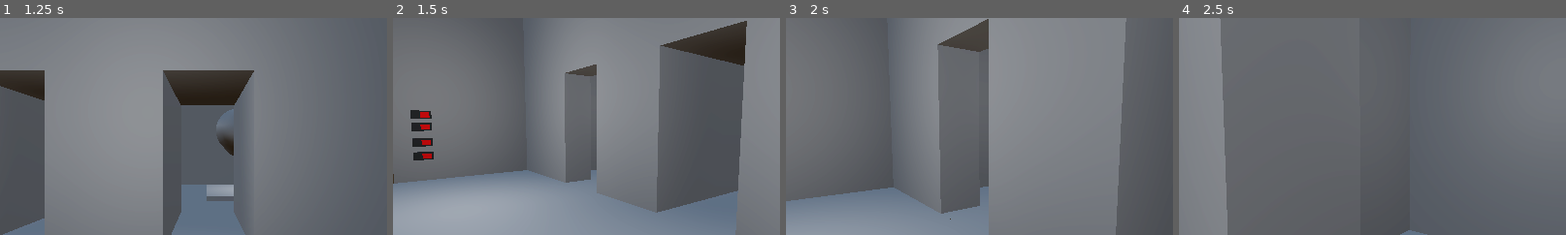
Above: before the commit, frames 1-4 (left to right).
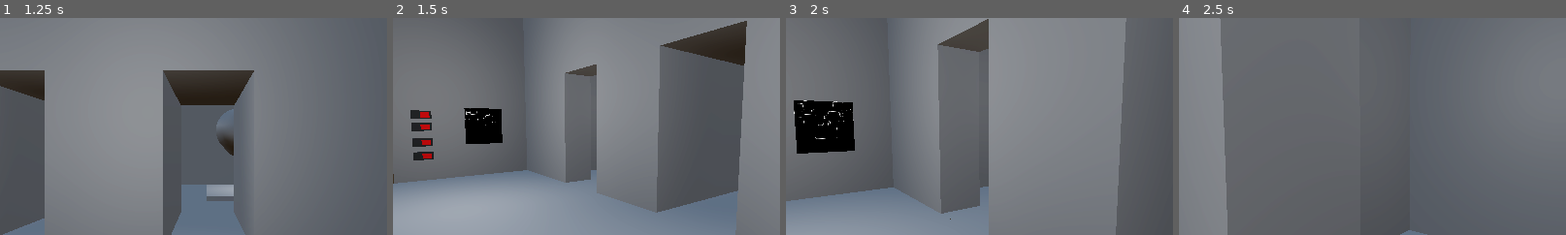
Above: after the commit, the same moments.

Repository: vanjac/short-fuse
Game: Godot game, scene res://MainScene.tscn
The game is run twice, just before and just after one commit, with the same random seed, the same clock (stepped at 60 frames per second) and the same inputs.
Inputs (mouse positions are % of the whole screen's width and height, from its top left):
- Up to frame 1 (1.25 s): move the mouse to (72, 45) at 0.52 s; hold D (right) from 0.53 s (still down); hold Ctrl (sprint) from 0.53 s (still down); click (72, 45) at 0.67 s
- Up to frame 2 (1.5 s): move the mouse to (45, 50) at 1.27 s; release D (right) at 1.28 s; release Ctrl (sprint) at 1.28 s; hold W (forward) from 1.28 s (still down); click (45, 50) at 1.35 s
- Up to frame 3 (2 s): keep holding W (forward)
- Up to frame 4 (2.5 s): keep holding W (forward); move the mouse to (52, 48) at 2.02 s; hold Ctrl (sprint) from 2.03 s (still down)
The pictures show only the part of the screen within x 23-73%, y 19-69%; the shares and areas given below are measured in that part.

Frame 1 is identical in both runs. In frame 2, 1.5% of the frame differs, in the area x 18-29%, y 41-59%; in frame 3, 3.5%, in the area x 2-18%, y 37-63%; in frame 4, nothing differs.

Commit message:
Control panel

Diff:
--- /dev/null
+++ b/ControlPanelDisplay.tscn
@@ -0,0 +1,26 @@
+[gd_scene load_steps=5 format=3 uid="uid://cdttwhhjs0dai"]
+
+[ext_resource type="PackedScene" uid="uid://dhcbimkdnxvk7" path="res://ControlPanelUI.tscn" id="1_l5vrd"]
+
+[sub_resource type="ViewportTexture" id="ViewportTexture_sp4gm"]
+viewport_path = NodePath("ControlPanelDisplay/SubViewport")
+
+[sub_resource type="StandardMaterial3D" id="StandardMaterial3D_o8p7r"]
+resource_local_to_scene = true
+shading_mode = 0
+albedo_texture = SubResource("ViewportTexture_sp4gm")
+
+[sub_resource type="QuadMesh" id="QuadMesh_j7lgv"]
+
+[node name="Node3D" type="Node3D"]
+
+[node name="ControlPanelDisplay" type="MeshInstance3D" parent="."]
+material_override = SubResource("StandardMaterial3D_o8p7r")
+mesh = SubResource("QuadMesh_j7lgv")
+
+[node name="SubViewport" type="SubViewport" parent="ControlPanelDisplay"]
+size_2d_override = Vector2i(512, 512)
+size_2d_override_stretch = true
+render_target_update_mode = 4
+
+[node name="ControlPanelUI" parent="ControlPanelDisplay/SubViewport" instance=ExtResource("1_l5vrd")]
--- /dev/null
+++ b/ControlPanelUI.tscn
@@ -0,0 +1,19 @@
+[gd_scene load_steps=2 format=3 uid="uid://dhcbimkdnxvk7"]
+
+[ext_resource type="Script" path="res://Rooms.gd" id="1_irfwo"]
+
+[node name="ControlPanelUI" type="CanvasLayer"]
+
+[node name="Rooms" type="Container" parent="."]
+anchors_preset = 15
+anchor_right = 1.0
+anchor_bottom = 1.0
+grow_horizontal = 2
+grow_vertical = 2
+script = ExtResource("1_irfwo")
+
+[node name="Button" type="Button" parent="."]
+visible = false
+offset_right = 8.0
+offset_bottom = 8.0
+text = "cool!"
--- a/MainScene.tscn
+++ b/MainScene.tscn
@@ -1,9 +1,10 @@
-[gd_scene load_steps=8 format=3 uid="uid://bxnxv3kb5u84q"]
+[gd_scene load_steps=9 format=3 uid="uid://bxnxv3kb5u84q"]
 
 [ext_resource type="PackedScene" uid="uid://cxtmq350n1c0u" path="res://Player.tscn" id="1_2o316"]
 [ext_resource type="PackedScene" uid="uid://bck8knxx8mnmc" path="res://Ship.tscn" id="2_ho3oj"]
 [ext_resource type="PackedScene" uid="uid://bgjmn0qhjt1q8" path="res://SwitchPanel.tscn" id="3_ci5ad"]
 [ext_resource type="PackedScene" uid="uid://7526mvoacvj4" path="res://HUD.tscn" id="4_5oehx"]
+[ext_resource type="PackedScene" uid="uid://cdttwhhjs0dai" path="res://ControlPanelDisplay.tscn" id="5_o2ocb"]
 
 [sub_resource type="ProceduralSkyMaterial" id="ProceduralSkyMaterial_5soes"]
 sky_horizon_color = Color(0.64625, 0.65575, 0.67075, 1)
@@ -36,3 +37,6 @@
 [node name="SwitchPanel" parent="." instance=ExtResource("3_ci5ad")]
 
 [node name="HUD" parent="." instance=ExtResource("4_5oehx")]
+
+[node name="ControlPanelDisplay" parent="." instance=ExtResource("5_o2ocb")]
+transform = Transform3D(-4.37114e-08, 0, 1, 0, 1, 0, -1, 0, -4.37114e-08, -10.9868, 15.3089, -18.3779)
--- /dev/null
+++ b/RoomRect.tscn
@@ -0,0 +1,14 @@
+[gd_scene load_steps=2 format=3 uid="uid://1ort5x586838"]
+
+[ext_resource type="Texture2D" uid="uid://v0dbnl68ij3e" path="res://roundrect.png" id="1_mmmat"]
+
+[node name="NinePatchRect" type="NinePatchRect"]
+offset_right = 64.0
+offset_bottom = 64.0
+scale = Vector2(0.5, 0.5)
+texture = ExtResource("1_mmmat")
+region_rect = Rect2(0, 0, 96, 96)
+patch_margin_left = 32
+patch_margin_top = 32
+patch_margin_right = 32
+patch_margin_bottom = 32
--- /dev/null
+++ b/Rooms.gd
@@ -0,0 +1,49 @@
+extends Container
+
+var room_rect = preload("RoomRect.tscn")
+
+func _ready():
+	var min_bound = null
+	var max_bound = null
+	for room in get_tree().get_nodes_in_group("rooms"):
+		var coords = get_min_max(room)
+		if min_bound == null:
+			min_bound = coords[0]
+			max_bound = coords[1]
+		else:
+			for axis in 3:
+				if coords[0][axis] < min_bound[axis]:
+					min_bound[axis] = coords[0][axis]
+				if coords[1][axis] > max_bound[axis]:
+					max_bound[axis] = coords[1][axis]
+
+	for hall in get_tree().get_nodes_in_group("hallways"):
+		add_room_box(hall, min_bound, max_bound)
+	for room in get_tree().get_nodes_in_group("rooms"):
+		add_room_box(room, min_bound, max_bound)
+
+func get_min_max(room):
+	var coord1 = room.to_global(Vector3.ONE * -.5)
+	var coord2 = room.to_global(Vector3.ONE * .5)
+	var min = coord1
+	var max = coord1
+	for axis in 3:
+		if coord2[axis] < min[axis]:
+			min[axis] = coord2[axis]
+		if coord2[axis] > max[axis]:
+			max[axis] = coord2[axis]
+	return [min, max]
+
+func add_room_box(room, min_bound, max_bound):
+	var bounds_size = max_bound - min_bound
+	var map_scale = 512 / max(bounds_size.x, bounds_size.z)
+
+	var coords = get_min_max(room)
+	var min_coord = coords[0]
+	var max_coord = coords[1]
+	var rect = room_rect.instantiate()
+	add_child(rect)
+	var pos = (min_coord - min_bound) * map_scale
+	var size = (max_coord - min_coord) * map_scale
+	rect.position = Vector2(pos.x, pos.z)
+	rect.size = Vector2(size.x, size.z) / rect.scale
--- a/ShipRooms.tscn
+++ b/ShipRooms.tscn
@@ -3,65 +3,65 @@
 [node name="Rooms" type="CSGCombiner3D"]
 operation = 2
 
-[node name="Oxygen Room" type="CSGBox3D" parent="."]
+[node name="Oxygen Room" type="CSGBox3D" parent="." groups=["rooms"]]
 transform = Transform3D(6.28005, 0, 0, 0, 1.89604, 0, 0, 0, 6.61823, 4.57859, 0.448, -0.41497)
 
-[node name="Reactor Room" type="CSGBox3D" parent="."]
+[node name="Reactor Room" type="CSGBox3D" parent="." groups=["rooms"]]
 transform = Transform3D(6.28005, 0, 0, 0, 1.89604, 0, 0, 0, 6.61823, 13.0168, 0.448, -0.41497)
 
-[node name="Supply Room" type="CSGBox3D" parent="."]
+[node name="Supply Room" type="CSGBox3D" parent="." groups=["rooms"]]
 transform = Transform3D(3.68084, 0, 0, 0, 1.89604, 0, 0, 0, 2.41665, -3.32505, 0.448, 3.9271)
 
-[node name="Control Room" type="CSGBox3D" parent="."]
+[node name="Control Room" type="CSGBox3D" parent="." groups=["rooms"]]
 transform = Transform3D(12.3898, 0, 0, 0, 1.89604, 0, 0, 0, 7.83249, -0.208712, 0.448, 9.82399)
 
-[node name="Weapons Room" type="CSGBox3D" parent="."]
+[node name="Weapons Room" type="CSGBox3D" parent="." groups=["rooms"]]
 transform = Transform3D(6.50633, 0, 0, 0, 1.89604, 0, 0, 0, 6.56022, -8.71386, 0.448, 1.74114)
 
-[node name="Shields Room" type="CSGBox3D" parent="."]
+[node name="Shields Room" type="CSGBox3D" parent="." groups=["rooms"]]
 transform = Transform3D(4.11134, 0, 0, 0, 1.89604, 0, 0, 0, 4.54806, -14.5014, 0.448, -1.9842)
 
-[node name="Left Thruster Room" type="CSGBox3D" parent="."]
+[node name="Left Thruster Room" type="CSGBox3D" parent="." groups=["rooms"]]
 transform = Transform3D(5.90801, 0, 0, 0, 1.89604, 0, 0, 0, 5.56709, 7.43981, 0.448, -7.27251)
 
-[node name="Right Thruster Room" type="CSGBox3D" parent="."]
+[node name="Right Thruster Room" type="CSGBox3D" parent="." groups=["rooms"]]
 transform = Transform3D(5.90801, 0, 0, 0, 1.89604, 0, 0, 0, 5.56709, -8.95263, 0.448, -7.08913)
 
-[node name="Battery Room" type="CSGBox3D" parent="."]
+[node name="Battery Room" type="CSGBox3D" parent="." groups=["rooms"]]
 transform = Transform3D(3.88705, 0, 0, 0, 1.89604, 0, 0, 0, 4.0363, 12.9657, 0.448, -6.89433)
 
-[node name="Main Hall" type="CSGBox3D" parent="."]
+[node name="Main Hall" type="CSGBox3D" parent="." groups=["hallways"]]
 transform = Transform3D(1.35156, 0, 0, 0, 0.999999, 0, 0, 0, 7.79071, -0.208712, 0, 2.76778)
 
-[node name="Main Hall2" type="CSGBox3D" parent="."]
+[node name="Main Hall2" type="CSGBox3D" parent="." groups=["hallways"]]
 transform = Transform3D(-5.90786e-08, 0, 6.74712, 0, 0.999999, 0, -1.35156, 0, -2.94926e-07, -3.31677, 0, 1.60185)
 
-[node name="Main Hall3" type="CSGBox3D" parent="."]
+[node name="Main Hall3" type="CSGBox3D" parent="." groups=["hallways"]]
 transform = Transform3D(-5.90786e-08, 0, 6.74712, 0, 0.999999, 0, -1.35156, 0, -2.94926e-07, 2.66797, 0, -0.446219)
 
-[node name="LeftWing Hall" type="CSGBox3D" parent="."]
+[node name="LeftWing Hall" type="CSGBox3D" parent="." groups=["hallways"]]
 transform = Transform3D(-5.90786e-08, 0, 6.74712, 0, 0.999999, 0, -1.35156, 0, -2.94926e-07, 8.68739, 0, -0.446219)
 
-[node name="LeftWing Hall2" type="CSGBox3D" parent="."]
+[node name="LeftWing Hall2" type="CSGBox3D" parent="." groups=["hallways"]]
 transform = Transform3D(-1.35156, 0, -5.89852e-07, 0, 0.999999, 0, 1.18157e-07, 0, -6.74712, 8.79867, 0, -3.79423)
 
-[node name="LeftWing Hall3" type="CSGBox3D" parent="."]
+[node name="LeftWing Hall3" type="CSGBox3D" parent="." groups=["hallways"]]
 transform = Transform3D(-1.35156, 0, -5.89852e-07, 0, 0.999999, 0, 1.18157e-07, 0, -6.74712, 13.0188, 0, -3.91026)
 
-[node name="RightWing Hall" type="CSGBox3D" parent="."]
+[node name="RightWing Hall" type="CSGBox3D" parent="." groups=["hallways"]]
 transform = Transform3D(1.35156, 0, 0, 0, 0.999999, 0, 0, 0, 7.79071, -8.78934, 0, -2.65726)
 
-[node name="RightWing Hall2" type="CSGBox3D" parent="."]
+[node name="RightWing Hall2" type="CSGBox3D" parent="." groups=["hallways"]]
 transform = Transform3D(1.35156, 0, 0, 0, 0.999999, 0, 0, 0, 10.6541, -14.505, 0, -1.92385)
 
-[node name="RightWing Hall3" type="CSGBox3D" parent="."]
+[node name="RightWing Hall3" type="CSGBox3D" parent="." groups=["hallways"]]
 transform = Transform3D(-5.90786e-08, 0, 5.4767, 0, 0.999999, 0, -1.35156, 0, -2.39394e-07, -12.4438, 0, -7.33009)
 
-[node name="RightWing Hall4" type="CSGBox3D" parent="."]
+[node name="RightWing Hall4" type="CSGBox3D" parent="." groups=["hallways"]]
 transform = Transform3D(-5.90786e-08, 0, 5.4767, 0, 0.999999, 0, -1.35156, 0, -2.39394e-07, -12.4427, 0, 2.848)
 
-[node name="Supply Hall" type="CSGBox3D" parent="."]
+[node name="Supply Hall" type="CSGBox3D" parent="." groups=["hallways"]]
 transform = Transform3D(1.35156, 0, 0, 0, 0.999999, 0, 0, 0, 2.14353, -3.24964, 0, 5.66175)
 
-[node name="Oxygen Hall" type="CSGBox3D" parent="."]
+[node name="Oxygen Hall" type="CSGBox3D" parent="." groups=["hallways"]]
 transform = Transform3D(1.35156, 0, 0, 0, 0.999999, 0, 0, 0, 5.18709, 2.88614, 0, 4.51728)
--- a/project.godot
+++ b/project.godot
@@ -48,3 +48,7 @@
 "events": [Object(InputEventMouseButton,"resource_local_to_scene":false,"resource_name":"","device":-1,"window_id":0,"a …(236 unchanged characters)…
 ]
 }
+
+[rendering]
+
+environment/defaults/default_clear_color=Color(0, 0, 0, 1)
Binary file added: roundrect.png
Not shown, added: roundrect.png.import
